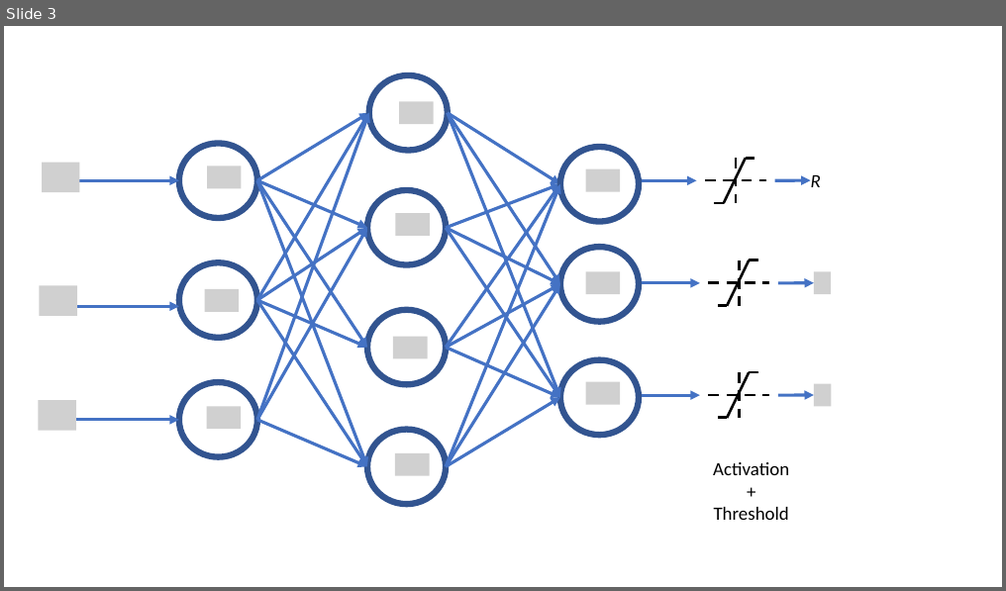
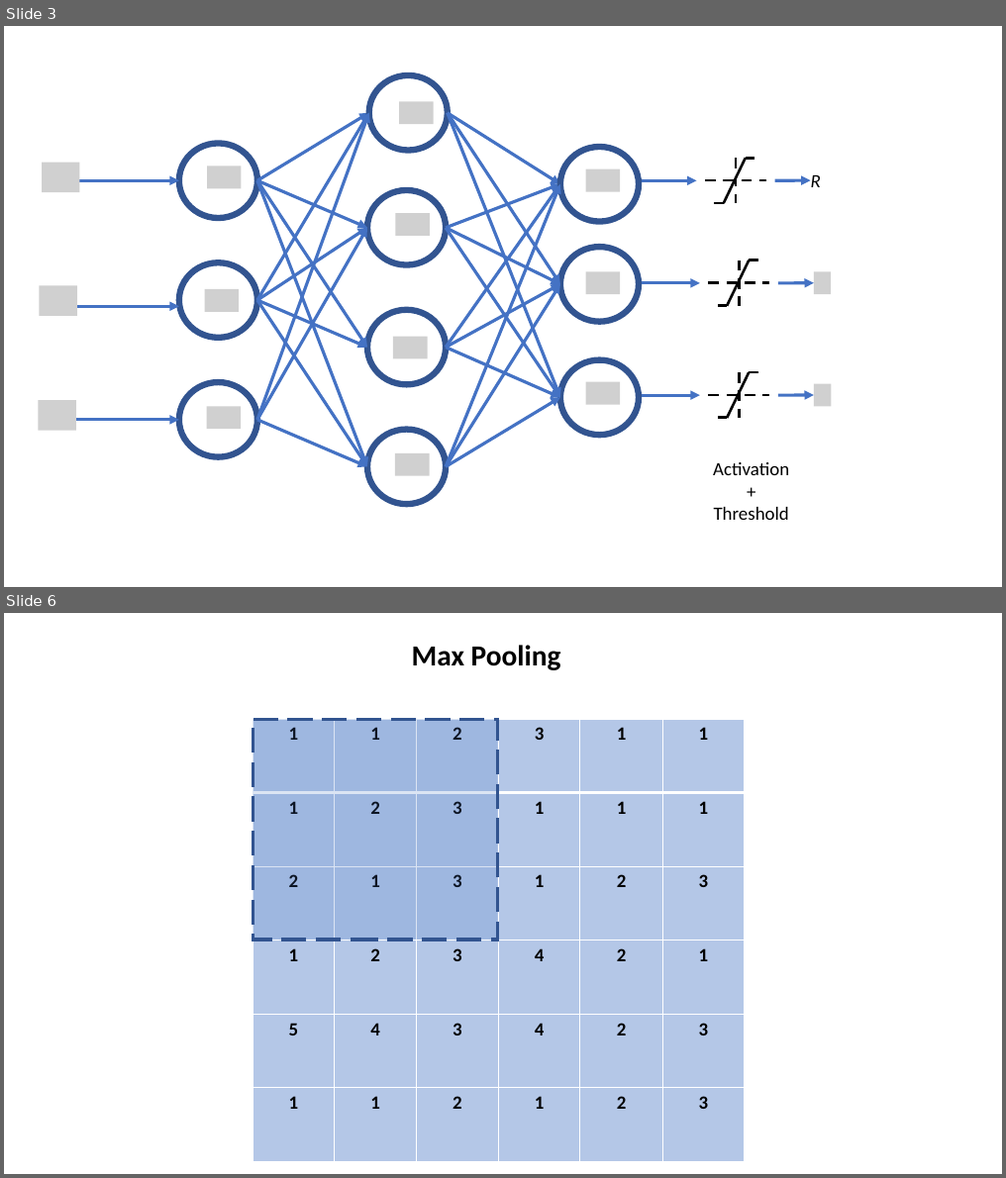
Before and after one commit to nathdip/TeachNeuralNetworks, a slide deck: images/all_images.pptx. Shown one above the other, each under a label of ours: slide 3 before the commit, slides 3 and 6 after it; the slides between them are not shown. The pictures are 1006x591 and 1006x1178 pixels, drawn with LibreOffice and Linux fonts; fonts in the diff are those of the drawing; grey boxes stand for pictures. Boxes give left, top, right and bottom in pixels: in the first picture for what was removed or moved away, otherwise in the second. Text is boxed around its words. In the diff, an @@ line names an element or a change of style, - is before the commit and + after.

```diff
--- a/images/all_images.pptx
+++ b/images/all_images.pptx
@@ slide 6 added at <box>4,613,1002,1174</box>, background #FFFFFF @@
@@ text added at <box>412,645,561,670</box>, 28 pt, text #000000, bold @@
+Max Pooling
@@ table added at <box>252,719,743,1162</box>, 6 rows, 6 columns @@
+1 | 1 | 2 | 3 | 1 | 1
+1 | 2 | 3 | 1 | 1 | 1
+2 | 1 | 3 | 1 | 2 | 3
+1 | 2 | 3 | 4 | 2 | 1
+5 | 4 | 3 | 4 | 2 | 3
+1 | 1 | 2 | 1 | 2 | 3
@@ rectangle added at <box>252,719,497,940</box>, fill #4472C4 at 19% opacity, outline #325491 3 pt dashed @@
```
Also in this commit, not shown: 2 other slides added, 2 other files.
